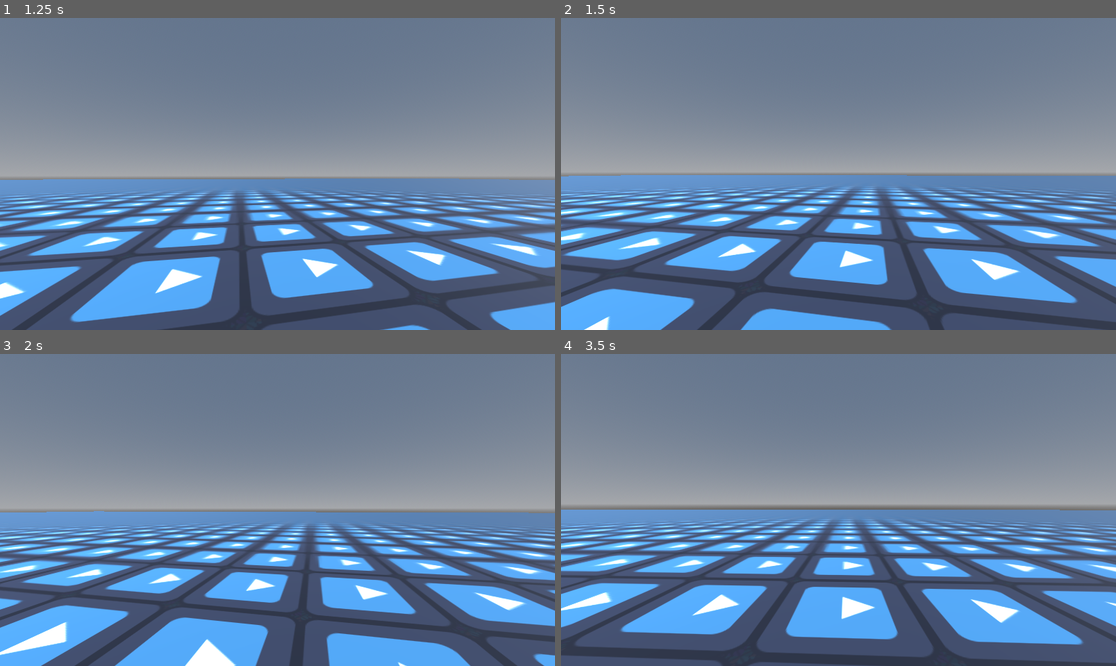
Above: before the commit, frames 1-4 (two rows, left to right).
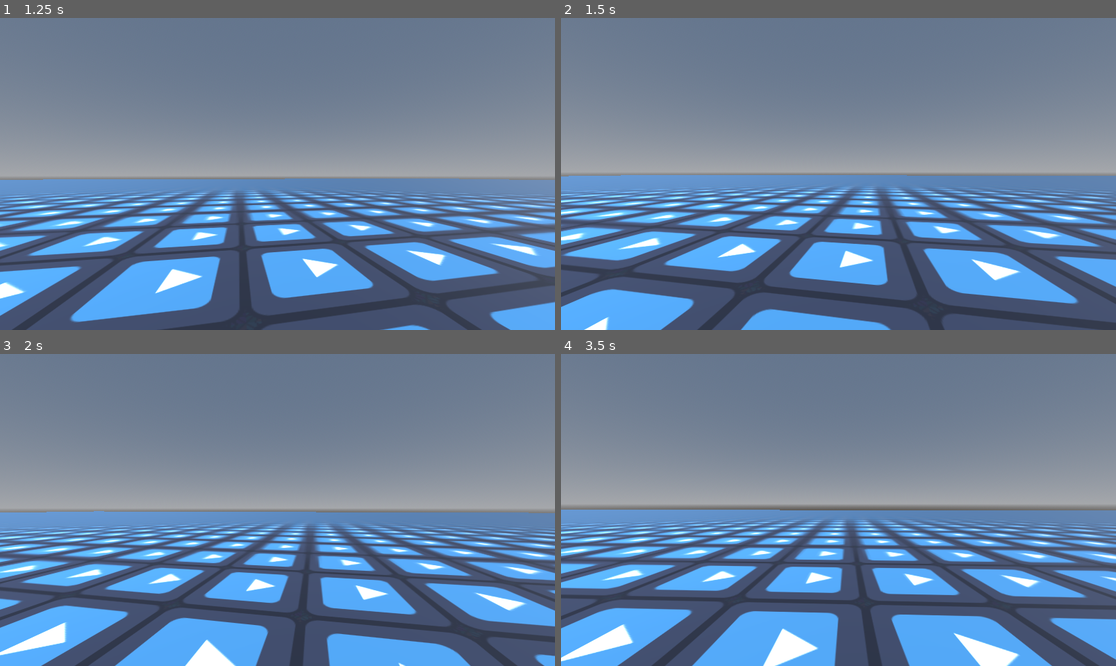
Above: after the commit, the same moments.

Repository: uniqueusername/zeta
Game: Godot game, scene res://levels/world.tscn
The game is run twice, just before and just after one commit, with the same random seed, the same clock (stepped at 60 frames per second) and the same inputs. The engine's default icon, where the game draws it, is replaced by a stand-in: a white triangle on a blue panel in a dark square.
Inputs (mouse positions are in pixels of both pictures, inside the frame that each line leads up to):
- Up to frame 1 (1.25 s): tap Enter at 0.5 s; move the mouse to (305, 174) at 0.52 s; hold W (forward) from 0.53 s (still down); hold Ctrl (slide) from 0.53 s (still down); tap Space (jump) at 0.77 s
- Up to frame 2 (1.5 s): keep holding W (forward); move the mouse to (810, 174) at 1.27 s; release Ctrl (slide) at 1.28 s; tap Ctrl (slide) at 1.35 s
- Up to frame 3 (2 s): keep holding W (forward); tap Space (jump) at 1.52 s
- Up to frame 4 (3.5 s): keep holding W (forward); move the mouse to (849, 503) at 2.02 s; hold Ctrl (slide) 2.03-2.78 s; move the mouse to (832, 516) at 2.77 s; tap Ctrl (slide) at 2.85 s; tap Space (jump) at 3.02 s

Frame 1 is identical in both runs. In frame 2, 0.5% of the frame differs, in the area x 0-100%, y 68-100%; in frame 3, 0.5%; in frame 4, 36%, in the area x 0-100%, y 49-100%.

Commit message:
slide momentum matters more now

Diff:
--- a/objects/player/movement.gd
+++ b/objects/player/movement.gd
@@ -8,13 +8,14 @@
 
 @export var max_speed: float = 15
 @export var start_rate: float = 0.5
-@export var stop_rate: float = 5 # aka friction
+@export var stop_rate: float = 1 # aka friction
 
 var gravity: float = ProjectSettings.get_setting("physics/3d/default_gravity") * 4
 var slide_height: float = 0.7
 var slide_speed_threshold: float = 10
 var slide_height_rate: float = 1
 var slide_accel_multiplier: float = 0.5
+var slide_stop_rate_multiplier: float = 0.1
 var jump_velocity: float = 8
 
 var sliding: bool = false
@@ -40,11 +41,12 @@
 	var curr_velocity: Vector2 = Vector2(p.velocity.x, p.velocity.z)
 	var velocity_target: Vector2 = input_dir * max_speed
 	var new_velocity: Vector2
+	var super_fast_multiplier: float = slide_stop_rate_multiplier if curr_velocity.length() > max_speed else 1
 	if velocity_target:
-		new_velocity = curr_velocity.move_toward(velocity_target, start_rate * 10)
+		new_velocity = curr_velocity.move_toward(velocity_target, start_rate * 10 * super_fast_multiplier)
 		walking.emit()
 	else:
-		new_velocity = curr_velocity.move_toward(Vector2.ZERO, stop_rate)
+		new_velocity = curr_velocity.move_toward(Vector2.ZERO, stop_rate * super_fast_multiplier)
 		not_walking.emit()
 
 	p.velocity.x = new_velocity.x
--- a/objects/player/player.tscn
+++ b/objects/player/player.tscn
@@ -4,6 +4,16 @@
 [ext_resource type="Script" path="res://objects/player/movement.gd" id="2_d8xfq"]
 
 [sub_resource type="CapsuleShape3D" id="CapsuleShape3D_icbxv"]
+
+[sub_resource type="Animation" id="Animation_jn7cq"]
+length = 0.001
+tracks/0/type = "position_3d"
+tracks/0/imported = false
+tracks/0/enabled = true
+tracks/0/path = NodePath(".")
+tracks/0/interp = 1
+tracks/0/loop_wrap = true
+tracks/0/keys = PackedFloat32Array(0, 1, 0, 1, 0)
 
 [sub_resource type="Animation" id="Animation_5pjk0"]
 resource_name = "bob"
@@ -18,21 +28,21 @@
 tracks/0/loop_wrap = true
 tracks/0/keys = PackedFloat32Array(0, 1, 0, 1.5, 0, 0.0333333, 1, 0, 1.49979, 0, 0.0666667, 1, 0, 1.49912, 0, 0.1, 1, 0, 1.49697, 0, 0.133333, 1, 0, 1.49018, 0, 0.166667, 1, 0, 1.4686, 0, 0.2, 1, 0, 1.4, 0)
 
-[sub_resource type="Animation" id="Animation_jn7cq"]
+[sub_resource type="AnimationLibrary" id="AnimationLibrary_thadj"]
+_data = {
+"RESET": SubResource("Animation_jn7cq"),
+"bob": SubResource("Animation_5pjk0")
+}
+
+[sub_resource type="Animation" id="Animation_hhjdf"]
 length = 0.001
-tracks/0/type = "position_3d"
+tracks/0/type = "scale_3d"
 tracks/0/imported = false
 tracks/0/enabled = true
 tracks/0/path = NodePath(".")
 tracks/0/interp = 1
 tracks/0/loop_wrap = true
-tracks/0/keys = PackedFloat32Array(0, 1, 0, 1, 0)
-
-[sub_resource type="AnimationLibrary" id="AnimationLibrary_thadj"]
-_data = {
-"RESET": SubResource("Animation_jn7cq"),
-"bob": SubResource("Animation_5pjk0")
-}
+tracks/0/keys = PackedFloat32Array(0, 1, 1, 1, 1)
 
 [sub_resource type="Animation" id="Animation_3x5gv"]
 resource_name = "slide"
@@ -44,16 +54,6 @@
 tracks/0/interp = 1
 tracks/0/loop_wrap = true
 tracks/0/keys = PackedFloat32Array(0, 1, 1, 1, 1, 0.0333333, 1, 1, 0.818874, 1, 0.0666667, 1, 1, 0.746994, 1, 0.1, 1, 1, 0.718469, 1, 0.133333, 1, 1, 0.707148, 1, 0.166667, 1, 1, 0.702656, 1, 0.2, 1, 1, 0.700873, 1, 0.233333, 1, 1, 0.700166, 1, 0.25, 1, 1, 0.7, 1)
-
-[sub_resource type="Animation" id="Animation_hhjdf"]
-length = 0.001
-tracks/0/type = "scale_3d"
-tracks/0/imported = false
-tracks/0/enabled = true
-tracks/0/path = NodePath(".")
-tracks/0/interp = 1
-tracks/0/loop_wrap = true
-tracks/0/keys = PackedFloat32Array(0, 1, 1, 1, 1)
 
 [sub_resource type="Animation" id="Animation_qlru3"]
 resource_name = "unslide"
